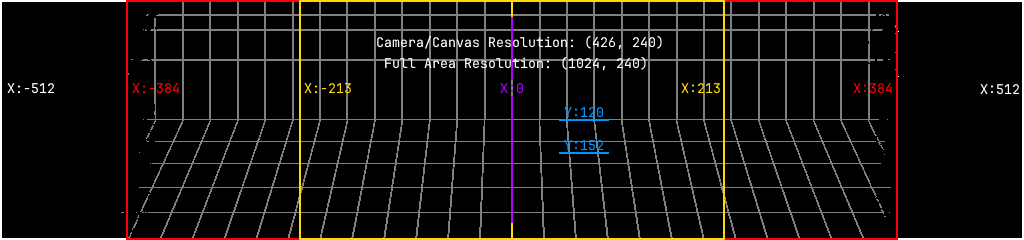
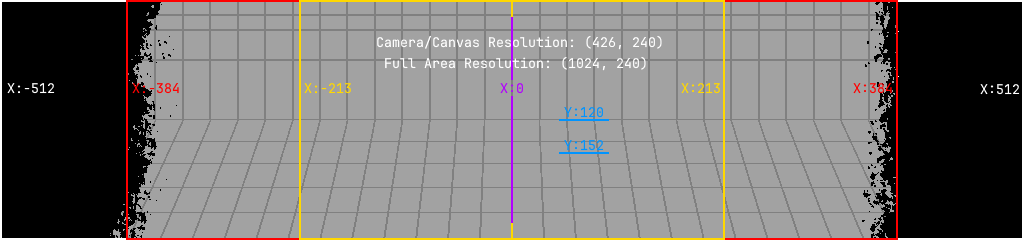
Two versions of the same layered image (1024x240). Layer-by-layer changes:
painted on "Wall" over (129, 2, 895, 119)
painted on "Floor" over (110, 120, 896, 238)
